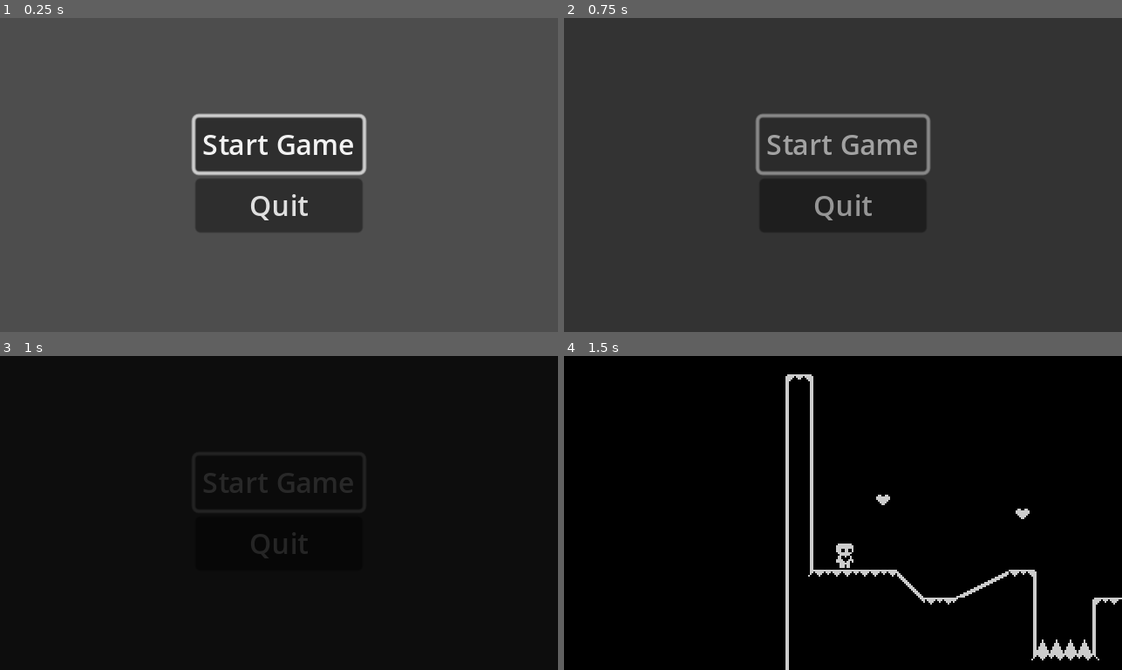
Above: before the commit, frames 1-4 (two rows, left to right).
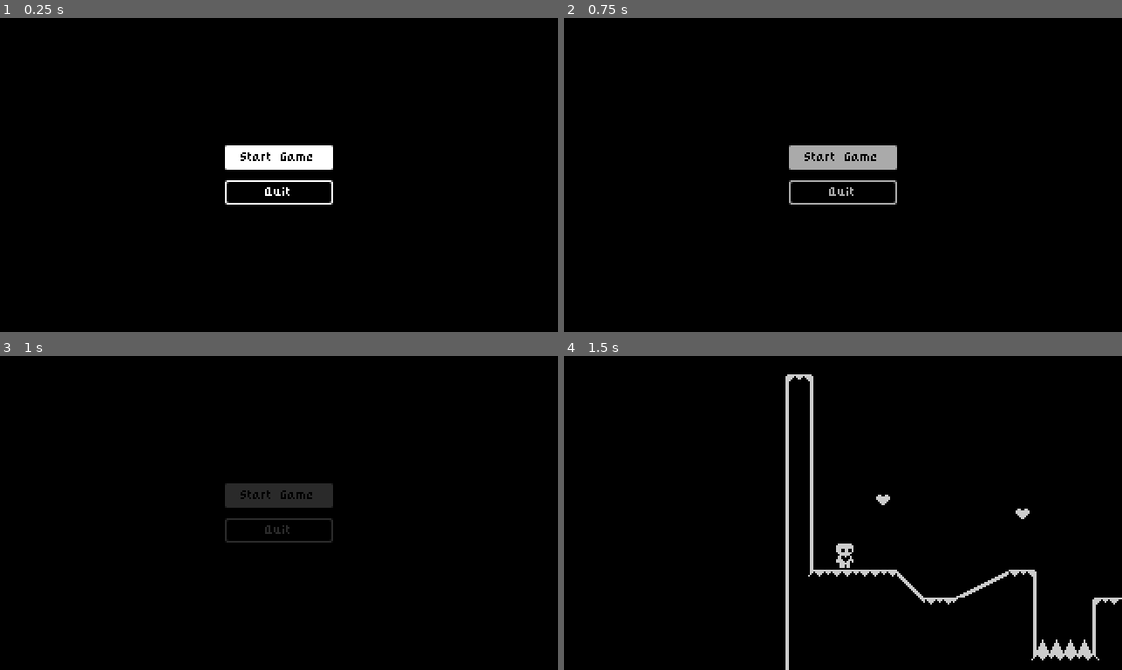
Above: after the commit, the same moments.

Repository: erikrios/heart-platformer
Game: Godot game, scene res://start_menu.tscn
The game is run twice, just before and just after one commit, with the same random seed, the same clock (stepped at 60 frames per second) and the same inputs.
Inputs:
- Up to frame 1 (0.25 s): no input
- Up to frame 2 (0.75 s): click "Start Game" at 0.5 s
- Up to frame 3 (1 s): no input
- Up to frame 4 (1.5 s): hold Right (move_right) from 1.28 s (still down)

The runs differ from the first frame. In frame 1, 100% of the frame differs, in the area x 0-100%, y 0-100%; in frame 2, 100%; in frame 3, 2.9%; in frame 4, nothing differs.

Commit message:
Adjust the UI theming

Diff:
--- /dev/null
+++ b/black_9slice.tres
@@ -0,0 +1,10 @@
+[gd_resource type="StyleBoxTexture" load_steps=2 format=3 uid="uid://ccfxob4ausihh"]
+
+[ext_resource type="Texture2D" uid="uid://dcca25uj2g2q2" path="res://assets/black_9slice.png" id="1_ujlyx"]
+
+[resource]
+texture = ExtResource("1_ujlyx")
+texture_margin_left = 3.0
+texture_margin_top = 3.0
+texture_margin_right = 3.0
+texture_margin_bottom = 3.0
--- /dev/null
+++ b/default_theme.tres
@@ -0,0 +1,16 @@
+[gd_resource type="Theme" load_steps=3 format=3 uid="uid://b6q8o72ldgnq2"]
+
+[ext_resource type="StyleBox" uid="uid://ccfxob4ausihh" path="res://black_9slice.tres" id="1_254fs"]
+[ext_resource type="StyleBox" uid="uid://bvptrvgmlp1ep" path="res://white_9slice.tres" id="1_xxtib"]
+
+[resource]
+Button/colors/font_color = Color(1, 1, 1, 1)
+Button/colors/font_focus_color = Color(0, 0, 0, 1)
+Button/colors/font_hover_color = Color(0, 0, 0, 1)
+Button/colors/font_pressed_color = Color(1, 1, 1, 1)
+Button/font_sizes/font_size = 6
+Button/styles/focus = ExtResource("1_xxtib")
+Button/styles/hover = ExtResource("1_xxtib")
+Button/styles/normal = ExtResource("1_254fs")
+Button/styles/pressed = ExtResource("1_254fs")
+Label/font_sizes/font_size = 6
--- a/project.godot
+++ b/project.godot
@@ -27,6 +27,12 @@
 window/size/window_width_override=1280
 window/size/window_height_override=720
 window/stretch/mode="canvas_items"
+
+[gui]
+
+theme/custom="res://default_theme.tres"
+theme/custom_font="res://assets/pixel_font.ttf"
+theme/default_font_subpixel_positioning=0
 
 [input]
 
--- a/start_menu.gd
+++ b/start_menu.gd
@@ -3,6 +3,7 @@
 @onready var start_game_button: Button = %StartGameButton
 
 func _ready() -> void:
+	RenderingServer.set_default_clear_color(Color.BLACK)
 	start_game_button.grab_focus()
 
 func _on_start_game_button_pressed() -> void:
--- a/start_menu.tscn
+++ b/start_menu.tscn
@@ -15,10 +15,12 @@
 
 [node name="StartGameButton" type="Button" parent="VBoxContainer"]
 unique_name_in_owner = true
+custom_minimum_size = Vector2(64, 16)
 layout_mode = 2
 text = "Start Game"
 
 [node name="QuitButton" type="Button" parent="VBoxContainer"]
+custom_minimum_size = Vector2(64, 16)
 layout_mode = 2
 text = "Quit"
 
--- /dev/null
+++ b/white_9slice.tres
@@ -0,0 +1,10 @@
+[gd_resource type="StyleBoxTexture" load_steps=2 format=3 uid="uid://bvptrvgmlp1ep"]
+
+[ext_resource type="Texture2D" uid="uid://bxlxjwhb3jlht" path="res://assets/white_9slice.png" id="1_8nk8y"]
+
+[resource]
+texture = ExtResource("1_8nk8y")
+texture_margin_left = 2.0
+texture_margin_top = 2.0
+texture_margin_right = 2.0
+texture_margin_bottom = 2.0
--- a/world.gd
+++ b/world.gd
@@ -5,12 +5,12 @@
 @export var next_level: PackedScene
 
 func _ready() -> void:
-	RenderingServer.set_default_clear_color(Color.BLACK)
 	Events.level_completed.connect(show_level_completed)
 
 func show_level_completed() -> void:
 	level_completed.show()
 	get_tree().paused = true
+	await get_tree().create_timer(1.0).timeout
 	if not next_level is PackedScene:
 		return
 	await LevelTransition.fade_to_black()
Binary file added: assets/black_9slice.png
Not shown, added: assets/black_9slice.png.import
Binary file added: assets/pixel_font.ttf
Not shown, added: assets/pixel_font.ttf.import
Binary file added: assets/white_9slice.png
Not shown, added: assets/white_9slice.png.import
